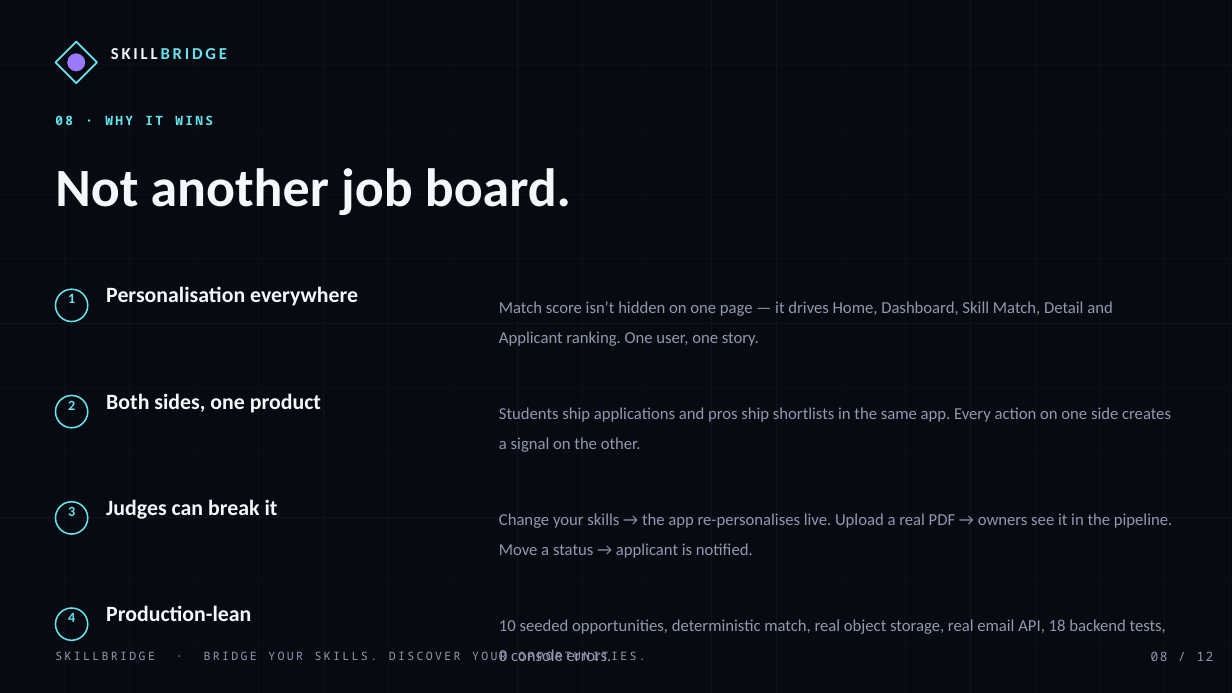
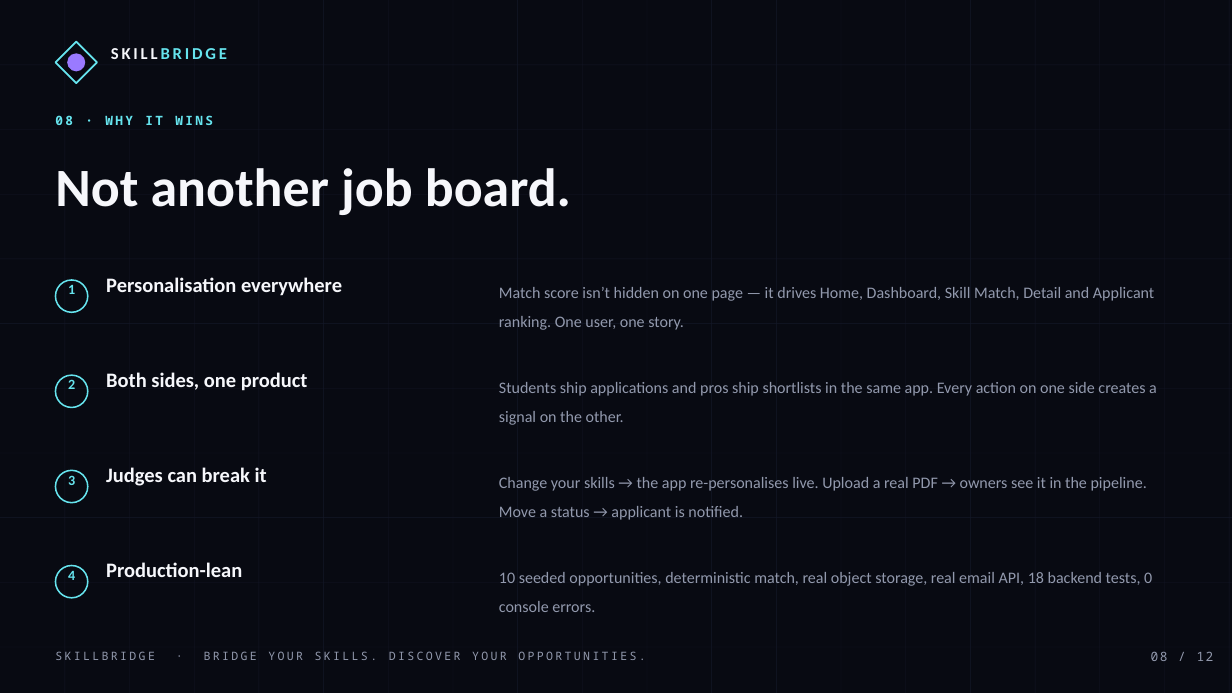
Before and after one commit to dhanasheelm/SKiLLBRiDGE-, a slide deck: slide 9 of SKILLBRIDGE_Hackathon_Deck.pptx. Drawn at 1232x693 pixels with LibreOffice and Linux fonts; fonts in the diff are those of the drawing. Boxes give left, top, right and bottom in pixels: in the first picture for what was removed or moved away, otherwise in the second. Text is boxed around its words. In the diff, an @@ line names an element or a change of style, - is before the commit and + after.

```diff
--- a/SKILLBRIDGE_Hackathon_Deck.pptx
+++ b/SKILLBRIDGE_Hackathon_Deck.pptx
@@ 2 texts, 1 ellipse: place and size @@
-2 texts, 1 ellipse at box(55, 286, 358, 322)
+2 texts, 1 ellipse at box(55, 277, 342, 312)
@@ text "Match score isn’t hidden on ...": place and size @@
-text "Match score isn’t hidden on ..." at box(499, 301, 1113, 346)
+text "Match score isn’t hidden on ..." at box(499, 287, 1154, 330)
@@ 2 texts, 1 ellipse: place and size @@
-2 texts, 1 ellipse at box(55, 393, 321, 428)
+2 texts, 1 ellipse at box(55, 372, 308, 408)
@@ text "Students ship applications and pros ...": place and size @@
-text "Students ship applications and pros ..." at box(499, 407, 1171, 452)
+text "Students ship applications and pros ..." at box(499, 382, 1157, 425)
@@ 2 texts, 1 ellipse: place and size @@
-2 texts, 1 ellipse at box(55, 499, 278, 534)
+2 texts, 1 ellipse at box(55, 467, 267, 503)
@@ text "Change your skills → the ...": place and size @@
-text "Change your skills → the ..." at box(499, 513, 1172, 558)
+text "Change your skills → the ..." at box(499, 477, 1147, 520)
@@ 2 texts, 1 ellipse: place and size @@
-2 texts, 1 ellipse at box(55, 605, 251, 640)
+2 texts, 1 ellipse at box(55, 562, 242, 598)
@@ size 17 to 16 pt in 4 elements at box(106, 277, 342, 296), box(106, 372, 308, 391), box(106, 467, 267, 486), box(106, 562, 242, 577) @@
@@ size 13 to 12.5 pt in 4 elements at box(499, 287, 1154, 330), box(499, 382, 1157, 425), box(499, 477, 1147, 520), box(499, 572, 1152, 612) @@
@@ text "10 seeded opportunities, deterministic match, ...": place and size @@
-text "10 seeded opportunities, deterministic match, ..." at box(499, 619, 1166, 661)
+text "10 seeded opportunities, deterministic match, ..." at box(499, 572, 1152, 612)
```
Also in this commit, not shown: 1 other slide changed, 28 other files.
